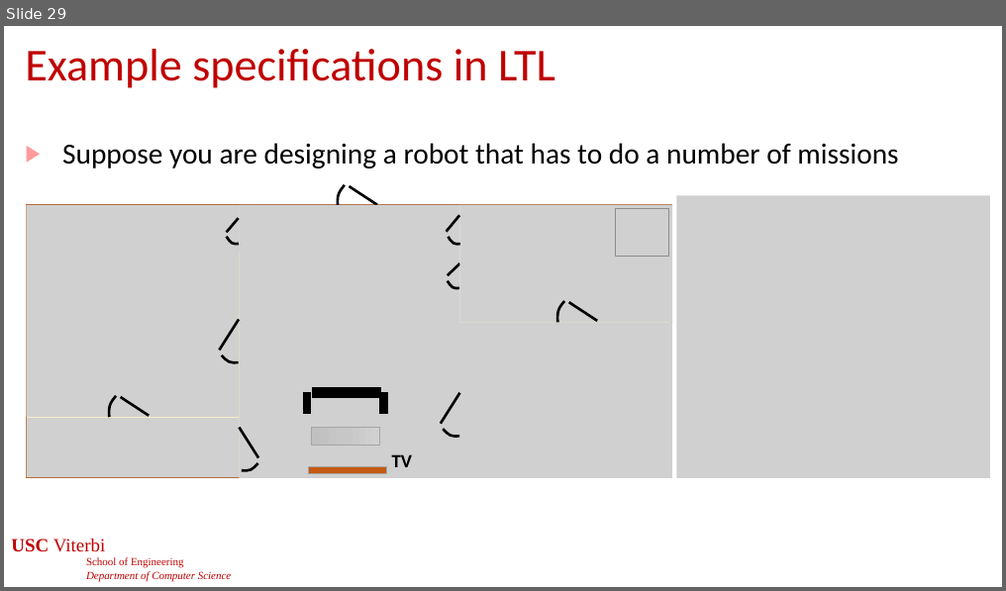
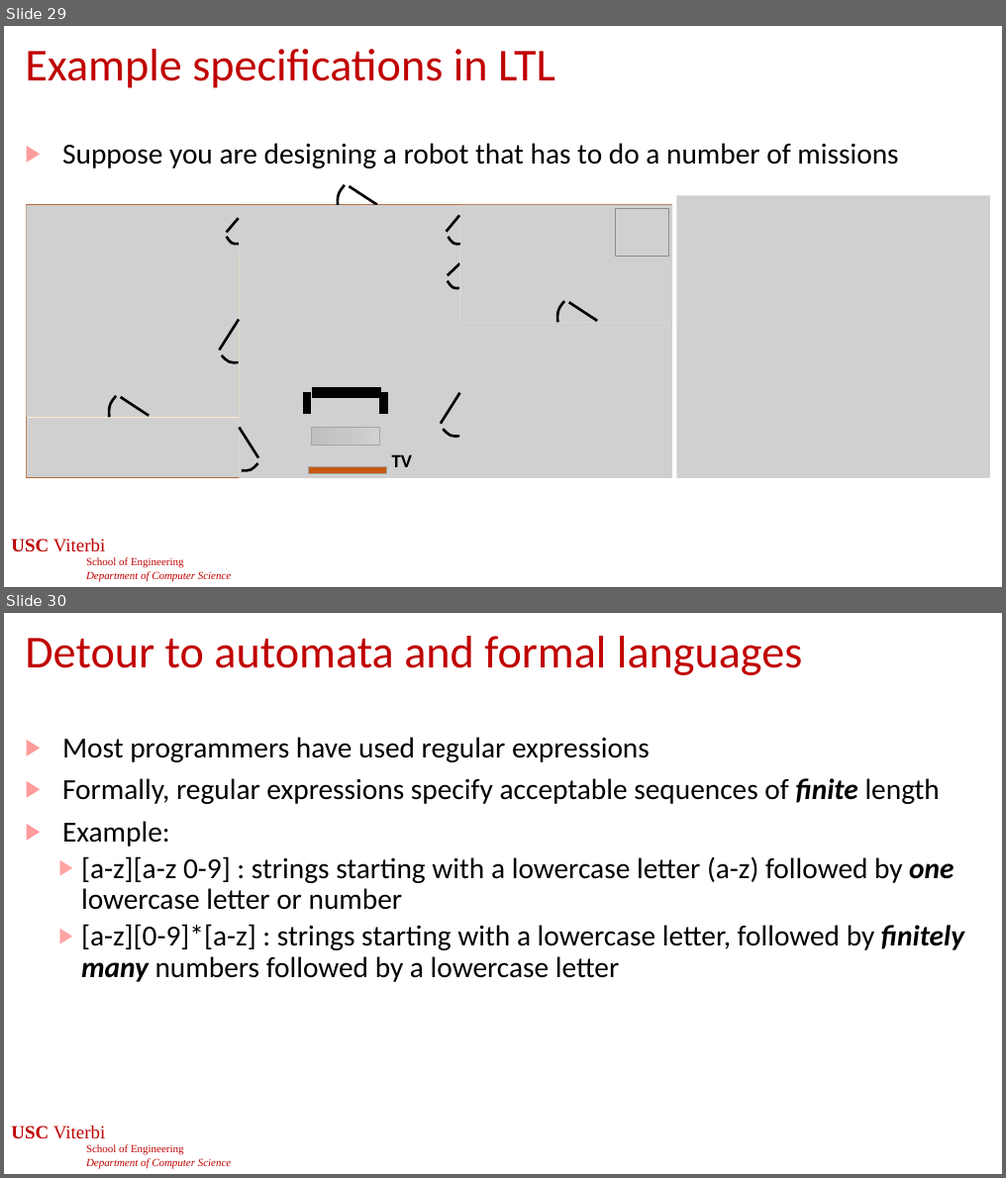
Before and after one commit to jdeshmukh/jdeshmukh.github.io, a slide deck: teaching/cs513slides/lecture6-Requirements and LTL.pptx. Shown one above the other, each under a label of ours: slide 29 before the commit, slides 29 and 30 after it. The pictures are 1006x591 and 1006x1178 pixels, drawn with LibreOffice and Linux fonts; fonts in the diff are those of the drawing; grey boxes stand for pictures; background and template pictures are left out. Boxes give left, top, right and bottom in pixels: in the first picture for what was removed or moved away, otherwise in the second. Text is boxed around its words. In the diff, an @@ line names an element or a change of style, - is before the commit and + after.

```diff
--- a/teaching/cs513slides/lecture6-Requirements and LTL.pptx
+++ b/teaching/cs513slides/lecture6-Requirements and LTL.pptx
@@ slide 30 added at (4,613,1002,1174), background #FFFFFF; not listed: 1 template element that a slide beside it also shows @@
@@ title added at (25,636,802,675), 44 pt, text #C00000 @@
+Detour to automata and formal languages
@@ text added at (62,737,964,982), 28 pt, text #000000 @@
+▶ Most programmers have used regular expressions
+▶ Formally, regular expressions specify acceptable sequences of finite length
+▶ Example:
+  ▶ [a-z][a-z 0-9] : strings starting with a lowercase letter (a-z) followed by one lowercase letter or number
+  ▶ [a-z][0-9]*[a-z] : strings starting with a lowercase letter, followed by finitely many numbers followed by a lowercase letter
@@ page number added at (391,1134,616,1163), 24 pt, text #FFFFFF @@
+30
```
Also in this commit, not shown: 1 slide changed, 11 other slides added.
